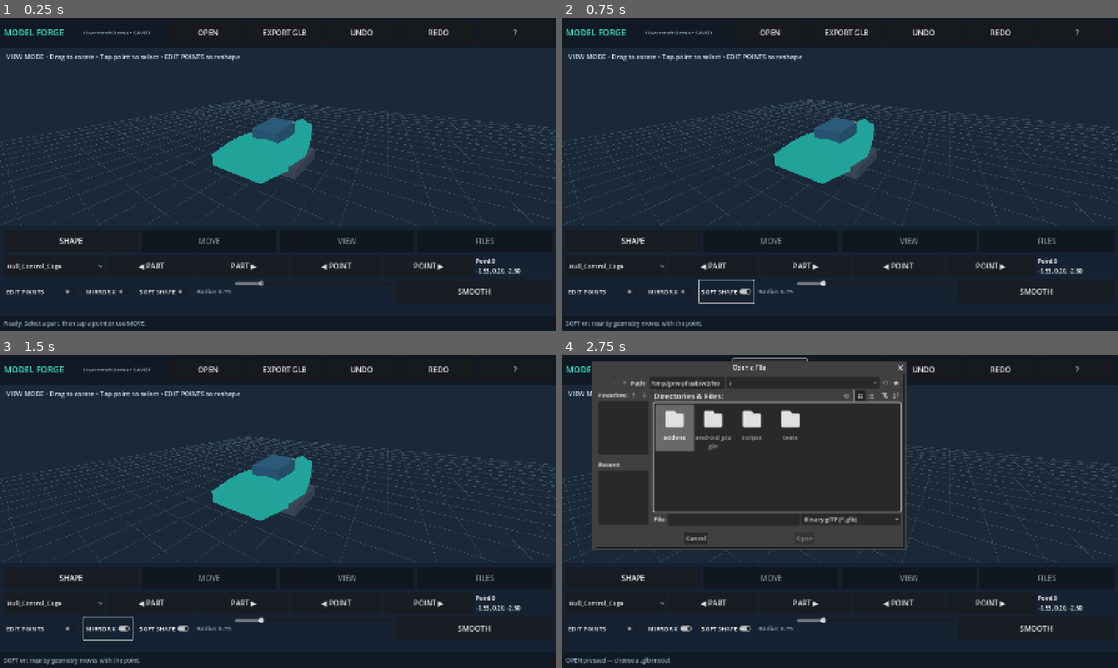
Above: before the commit, frames 1-4 (two rows, left to right).
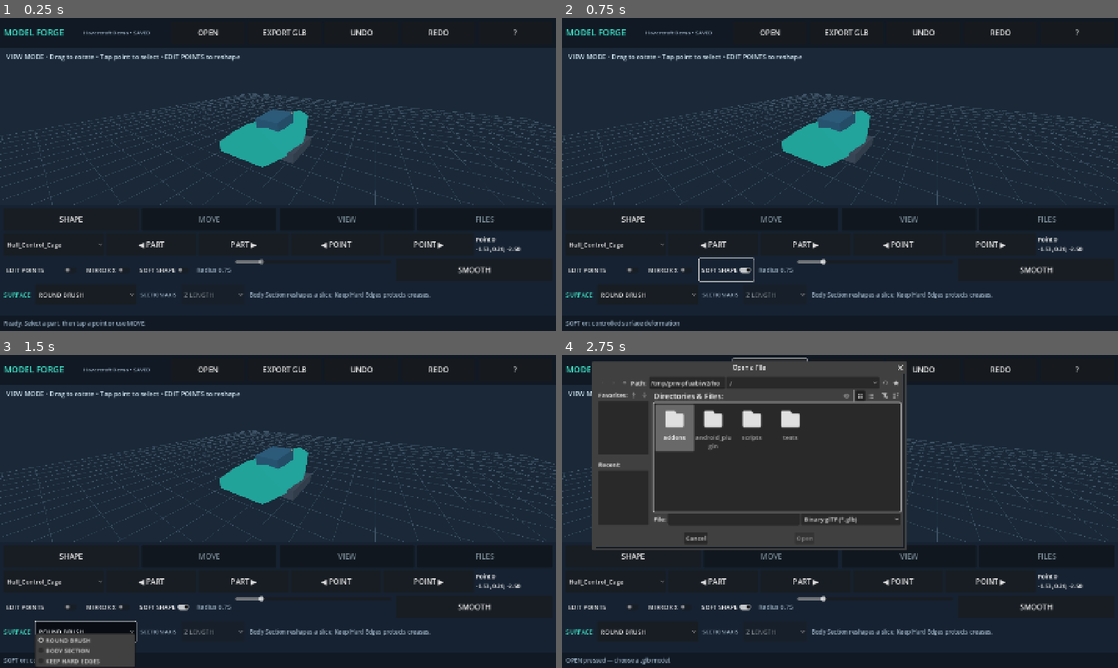
Above: after the commit, the same moments.

Repository: tpylman90-ctrl/Model-forge
Game: Godot game, scene res://main.tscn
Same seed, same stepped clock (60 frames per second), same inputs: the game is played once before the commit and once after it.
Inputs (mouse positions are in pixels of both pictures, inside the frame that each line leads up to):
- Up to frame 1 (0.25 s): no input
- Up to frame 2 (0.75 s): click "SOFT SHAPE" at 0.5 s
- Up to frame 3 (1.5 s): click (83, 630) at 1.25 s, where only the run after the commit has a clickable "ROUND BRUSH"
- Up to frame 4 (2.75 s): click "OPEN" at 2 s

The runs differ from the first frame. In frame 1, 12% of the frame differs, in the area x 0-100%, y 24-90%; in frame 2, 12%; in frame 3, 14%, in the area x 0-100%, y 24-100%; in frame 4, 7.8%.

Commit message:
Expose automotive body-section and crease-aware soft shaping with intuitive Android controls

Diff:
--- a/scripts/main.gd
+++ b/scripts/main.gd
@@ -50,6 +50,22 @@
 var active_tab: int = 0
 var soft_radius_slider: HSlider
 var soft_radius_label: Label
+var surface_profile_picker: OptionButton
+var section_axis_picker: OptionButton
+var gizmo_root: Node3D
+var gizmo_handles: Array = []
+var gizmo_axis: int = -1
+var gizmo_drag_active: bool = false
+var gizmo_drag_part: bool = false
+var gizmo_drag_changed: bool = false
+var gizmo_start_transform: Transform3D
+var gizmo_start_world: Vector3
+var gizmo_world_length: float = 1.0
+var gizmo_drag_start_screen: Vector2
+var gizmo_drag_axis_screen: Vector2
+var gizmo_drag_px_length: float = 1.0
+var gizmo_drag_vertex_editor: RefCounted
+var gizmo_last_world_delta: Vector3 = Vector3.ZERO
 var help_dialog: AcceptDialog
 var open_dialog: FileDialog
 var open_button: Button
@@ -156,7 +172,7 @@
         var tab := _button(tabs, tab_name, func(): _show_tab(index))
         tab_buttons.append(tab)
     var pages := Control.new()
-    pages.custom_minimum_size.y = 148
+    pages.custom_minimum_size.y = 204
     stack.add_child(pages)
     for i in range(4):
         var page := VBoxContainer.new()
@@ -209,6 +225,29 @@
     soft_radius_slider.value_changed.connect(_radius_changed)
     shape_options.add_child(soft_radius_slider)
     _button(shape_options, "SMOOTH", _smooth_selection)
+    var surface_row := HBoxContainer.new()
+    surface_row.add_theme_constant_override("separation", 12)
+    tool_panels[0].add_child(surface_row)
+    _label(surface_row, "SURFACE", 16, ACCENT)
+    surface_profile_picker = OptionButton.new()
+    surface_profile_picker.custom_minimum_size = Vector2(260, 54)
+    surface_profile_picker.add_item("ROUND BRUSH")
+    surface_profile_picker.add_item("BODY SECTION")
+    surface_profile_picker.add_item("KEEP HARD EDGES")
+    surface_profile_picker.item_selected.connect(_profile_changed)
+    surface_row.add_child(surface_profile_picker)
+    _label(surface_row, "SECTION AXIS", 14, MUTED)
+    section_axis_picker = OptionButton.new()
+    section_axis_picker.custom_minimum_size = Vector2(165, 54)
+    for item in ["X WIDTH", "Y HEIGHT", "Z LENGTH"]:
+        section_axis_picker.add_item(item)
+    section_axis_picker.select(2)
+    section_axis_picker.disabled = true
+    section_axis_picker.item_selected.connect(_section_axis_changed)
+    surface_row.add_child(section_axis_picker)
+    var profile_hint := _label(surface_row, "Body Section reshapes a slice; Keep Hard Edges protects creases.", 15, MUTED)
+    profile_hint.autowrap_mode = TextServer.AUTOWRAP_WORD_SMART
+    profile_hint.size_flags_horizontal = Control.SIZE_EXPAND_FILL
 
     # Move: explicitly choose whole-part placement or point adjustments.
     var target_row := HBoxContainer.new()
@@ -253,7 +292,7 @@
     for axis in ["SCREEN", "X AXIS", "Y AXIS", "Z AXIS"]:
         axis_picker.add_item(axis)
     move_settings.add_child(axis_picker)
-    _label(move_settings, "PART = entire component   •   POINT = mesh geometry", 15, MUTED)
+    _label(move_settings, "DRAG X RED  •  Y GREEN  •  Z BLUE handles directly on the model", 15, ACCENT)
 
     # View: preset cameras, wireframe inspection and orbit-only mode.
     var views := HBoxContainer.new()
@@ -302,7 +341,7 @@
     status_label = _label(footer, "Model Forge ready", 15, MUTED)
     help_dialog = AcceptDialog.new()
     help_dialog.title = "Model Forge • Quick Guide"
-    help_dialog.dialog_text = "MODEL FORGE — START HERE\n\n1. OPEN a GLB (or FILES > DEMO MODEL).\n2. SHAPE: pick a PART. Tap a point to select it. Enable EDIT POINTS to drag the mesh. Leave it OFF to rotate the camera.\n3. SOFT SHAPE bends nearby vertices; MIRROR X edits the other side. SMOOTH reduces surface bumps.\n4. MOVE: choose WHOLE PART to position/rotate/scale a component, or SELECTED POINT for precise X/Y/Z movement.\n5. VIEW: Front, Side, Top, 3/4. Turn on WIREFRAME to see mesh edges; SOLO PART isolates a component temporarily.\n6. FILES: SAVE DRAFT keeps work on this phone. EXPORT GLB creates the shareable model.\n\nPinch to zoom. Two-finger drag pans. Original imported files are never overwritten automatically."
+    help_dialog.dialog_text = "MODEL FORGE — START HERE\n\n1. OPEN a GLB (or FILES > DEMO MODEL).\n2. SHAPE: pick a PART and tap a vertex. Enable EDIT POINTS to pull it; OFF is safer camera mode.\n3. SOFT SHAPE: ROUND BRUSH adjusts a local area, BODY SECTION adjusts a cross-section (choose X/Y/Z), KEEP HARD EDGES avoids crossing strong normal changes. MIRROR X affects the opposite side.\n4. MOVE: WHOLE PART or SELECTED POINT. Touch and drag a colored handle directly on the model: X red, Y green, Z blue. Or use the precision X/Y/Z buttons.\n5. VIEW: Front, Side, Top, 3/4. CLAY and WIREFRAME reveal geometry, SOLO PART isolates temporarily.\n6. FILES: SAVE DRAFT keeps one working version on the phone; EXPORT GLB creates the shareable model.\n\nPinch to zoom and two-finger drag to pan. Imported GLB files are not overwritten automatically."
     add_child(help_dialog)
     _show_tab(0)
 
@@ -360,7 +399,18 @@
 func _soft_changed(enabled: bool) -> void:
     edit.soft_enabled = enabled
     soft_radius_slider.editable = enabled
-    _notify("SOFT on: nearby geometry moves with the point." if enabled else "SOFT off: only the selected point moves.")
+    _notify("SOFT on: controlled surface deformation" if enabled else "SOFT off: single point movement")
+
+func _profile_changed(index: int) -> void:
+    edit.soft_profile = index
+    section_axis_picker.disabled = index != 1
+    if index != 0 and not soft_toggle.button_pressed:
+        soft_toggle.button_pressed = true
+    _notify(["Round brush shaping", "Body section shaping along chosen axis", "Hard-edge guarded brush shaping"][index])
+
+func _section_axis_changed(index: int) -> void:
+    edit.section_axis = index
+    _notify("Body section axis: " + ["X width", "Y height", "Z length"][index])
 
 func _radius_changed(value: float) -> void:
     edit.soft_radius = value
@@ -848,6 +898,8 @@
         next_editor.soft_enabled = soft_toggle.button_pressed if soft_toggle != null else false
         next_editor.mirror_enabled = mirror_toggle.button_pressed if mirror_toggle != null else false
         next_editor.soft_radius = float(soft_radius_slider.value) if soft_radius_slider != null else 0.75
+        next_editor.soft_profile = surface_profile_picker.selected if surface_profile_picker != null else 0
+        next_editor.section_axis = section_axis_picker.selected if section_axis_picker != null else 2
         if next_editor.set_target(instance):
             if next_editor.vertex_count() > 0:
                 next_editor.select_vertex(0, 0)
@@ -855,6 +907,11 @@
         next_editor.edit_committed.connect(_record_geometry_commit.bind(next_editor))
         editor_by_mesh[instance] = next_editor
         edit = next_editor
+    edit.soft_enabled = soft_toggle.button_pressed
+    edit.mirror_enabled = mirror_toggle.button_pressed
+    edit.soft_radius = float(soft_radius_slider.value)
+    edit.soft_profile = surface_profile_picker.selected
+    edit.section_axis = section_axis_picker.selected
     _geometry_changed()
     _update_project_header()
     _notify("Part %d/%d: %s • %d vertices" % [index + 1, mesh_nodes.size(), instance.name, edit.vertex_count()])
